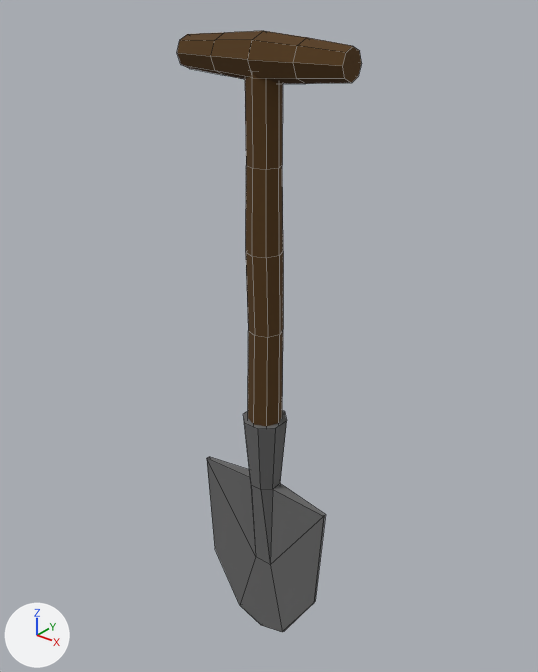
An edit to the Blender file assets/game-assets/ShovelSmall.blend, drawn before and after from the same camera.
Both versions are drawn from a 50 mm camera at (0.647, -0.797, 1.091) aimed at (-0.014, 0.03, 0.578). The lights are fixed; the arrows at lower left show +X, +Y and +Z. The older version comes first. Mesh edges are drawn as thin lines.

Objects in the first picture: 'Shovel Small'.
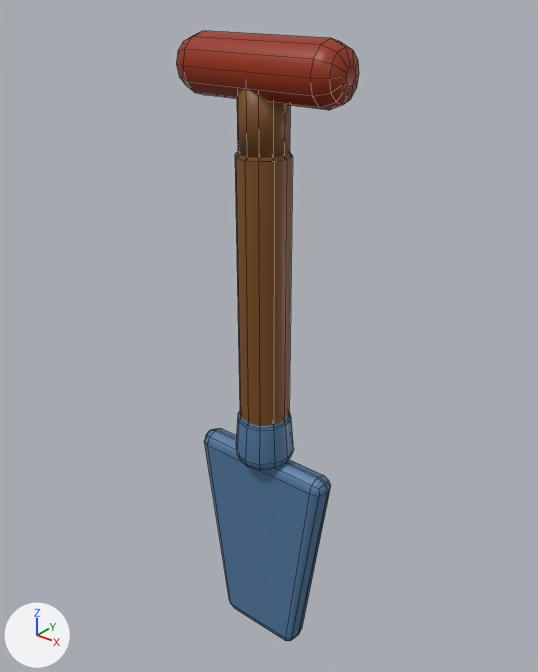
Changed parts and their boxes (x1, y1, x2, y2) in the pictures (538 x 672 px):
'Shovel Small', surface changed, reshaped, modifiers changed
    before: (177, 31, 362, 632)
    after: (176, 30, 359, 641)
part 1 of me_shovel_small, added (brown)
    after: (237, 89, 290, 158)
part 2 of me_shovel_small, rebuilt (51% wider, 23% shorter)
    before: (245, 73, 283, 427)
    after: (235, 152, 293, 426)
part 3 of me_shovel_small, rebuilt (50% taller)
    before: (177, 31, 362, 84)
    after: (176, 30, 359, 110)
part 4 of me_shovel_small, rebuilt (8% wider)
    before: (207, 411, 325, 632)
    after: (204, 429, 331, 641)
part 5 of me_shovel_small, added (blue)
    after: (236, 411, 294, 470)

What changed in the scene script:
```text
Change mat_material_colorpalettemain:
    mat_material_colorpalettemain.roughness: 1.0 -> 0.45
Change me_shovel_small:
    used by ob_shovel_small; location = (0.0, 0.0, 0.0)
    remove me_shovel_small.from_pydata(...)  # 118 vertices, 103 faces; spans x -0.136..0.136, y -0.033..0.035, z -0.002..1.026
    add me_shovel_small.from_pydata(...)  # 272 vertices, 230 faces; spans x -0.135..0.135, y -0.048..0.048, z 0.0..1.022
    me_shovel_small part 1: a new loose piece, a 12-sided cylinder along z spanning x -0.036..0.036, y -0.036..0.036, z 0.86..0.97, in mat_material_colorpalettemain (picture img_gredicepixpal_basecolor_png)
    me_shovel_small part 2: the loose piece of 40 vertices spanning x -0.028..0.029, y -0.027..0.029, z 0.426..0.979 is rebuilt with 48 vertices and now spans x -0.04..0.04, y -0.04..0.04, z 0.44..0.88
    me_shovel_small part 3: the loose piece of 40 vertices spanning x -0.136..0.136, y -0.031..0.033, z 0.962..1.026 is rebuilt with 72 vertices and now spans x -0.135..0.135, y -0.042..0.042, z 0.938..1.022
    me_shovel_small part 4: the loose piece of 38 vertices spanning x -0.128..0.125, y -0.033..0.035, z -0.002..0.448 is rebuilt with 56 vertices and now spans x -0.128..0.128, y -0.022..0.022, z 0.0..0.38
    me_shovel_small part 5: a new loose piece of 72 vertices spanning x -0.048..0.048, y -0.048..0.048, z 0.37..0.47, in mat_material_colorpalettemain (picture img_gredicepixpal_basecolor_png)
    me_shovel_small part 6: the surface is now shaded smooth
Change ob_shovel_small:
    add _m = ob_shovel_small.modifiers.new('Party Weighted Normal', 'WEIGHTED_NORMAL')
    add _m.weight = 100
```
